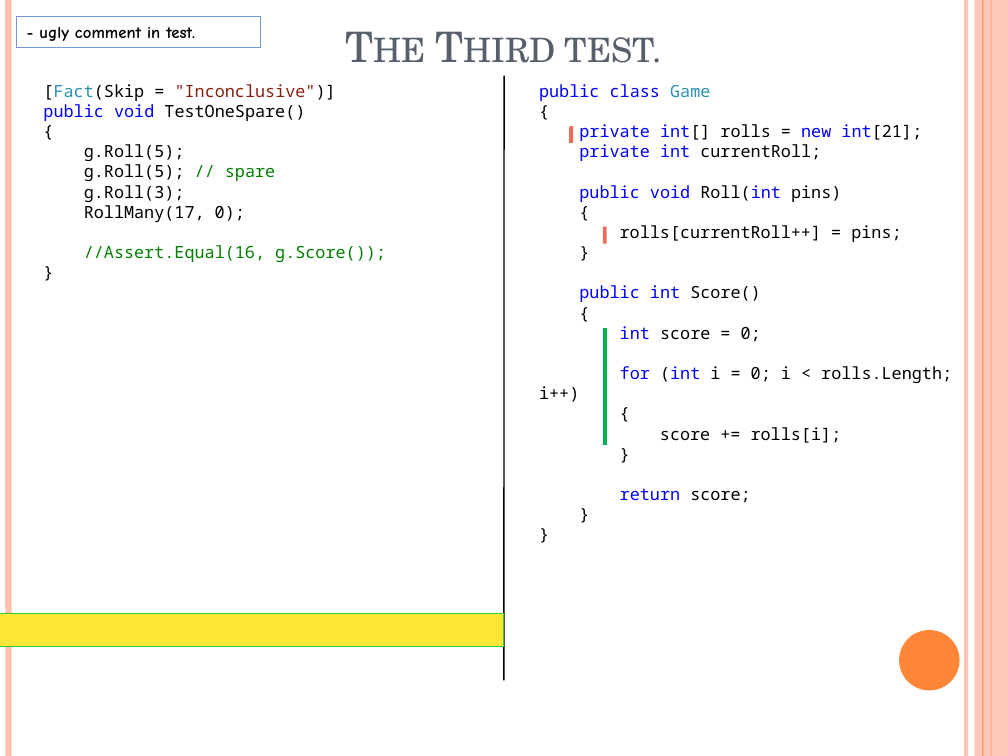
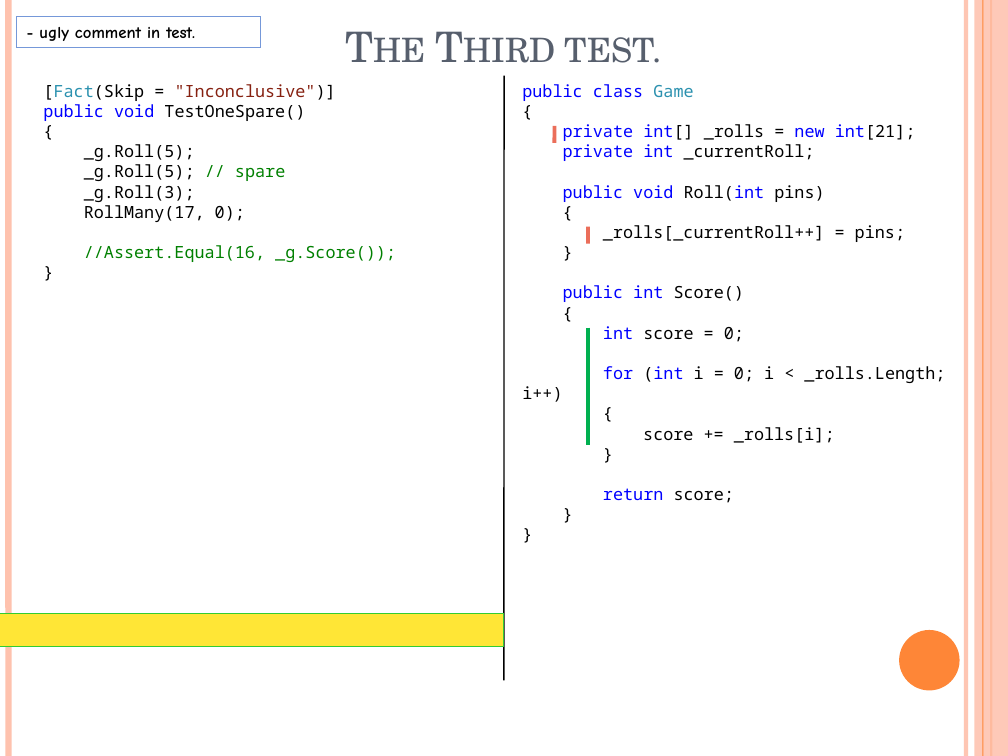
Before and after one commit to nielsruys/workshop-unit-testing, a slide deck: slide 32 of TDD/BowlingGameKata.pptx. Drawn at 1008x756 pixels with LibreOffice and Linux fonts; fonts in the diff are those of the drawing. Boxes give left, top, right and bottom in pixels: in the first picture for what was removed or moved away, otherwise in the second. Text is boxed around its words. In the diff, an @@ line names an element or a change of style, - is before the commit and + after.

Commit message:
BDD - scope on class

```diff
--- a/TDD/BowlingGameKata.pptx
+++ b/TDD/BowlingGameKata.pptx
@@ text "public class Game": place and size @@
-text "public class Game" at box(539, 84, 952, 503)
+text "public class Game" at box(522, 84, 945, 503)
@@ text at box(84, 144, 285, 202): text changed @@
-g.Roll(5);
-g.Roll(5); // spare
-g.Roll(3);
+_g.Roll(5);
+_g.Roll(5); // spare
+_g.Roll(3);
@@ line moved from (572, 126) - (572, 143) to (554, 126) - (554, 143) @@
@@ text at box(563, 124, 916, 161): text changed; text colour #0000FF to #000000 @@
-private int[] rolls = new int[21];
-private int currentRoll;
+private int[] _rolls = new int[21];
+private int _currentRoll;
@@ line moved from (605, 227) - (605, 244) to (588, 227) - (588, 244) @@
@@ text at box(603, 225, 905, 242): text changed @@
-rolls[currentRoll++] = pins;
+_rolls[_currentRoll++] = pins;
@@ text at box(84, 245, 396, 262): text changed @@
-//Assert.Equal(16, g.Score());
+//Assert.Equal(16, _g.Score());
@@ line moved from (605, 328) - (605, 446) to (588, 328) - (588, 446) @@
@@ text at box(522, 366, 945, 402): text changed @@
-for (int i = 0; i < rolls.Length; i++)
+for (int i = 0; i < _rolls.Length; i++)
@@ text at box(643, 427, 835, 443): text changed @@
-score += rolls[i];
+score += _rolls[i];
```
Also in this commit, not shown: 30 other slides changed, 5 other files.
